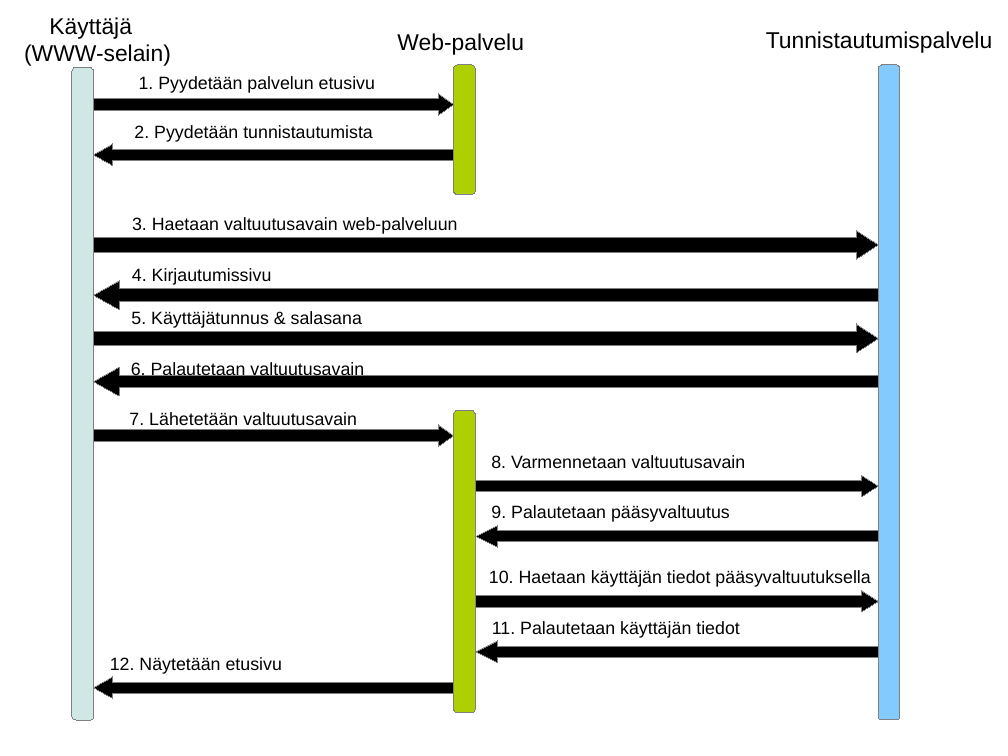
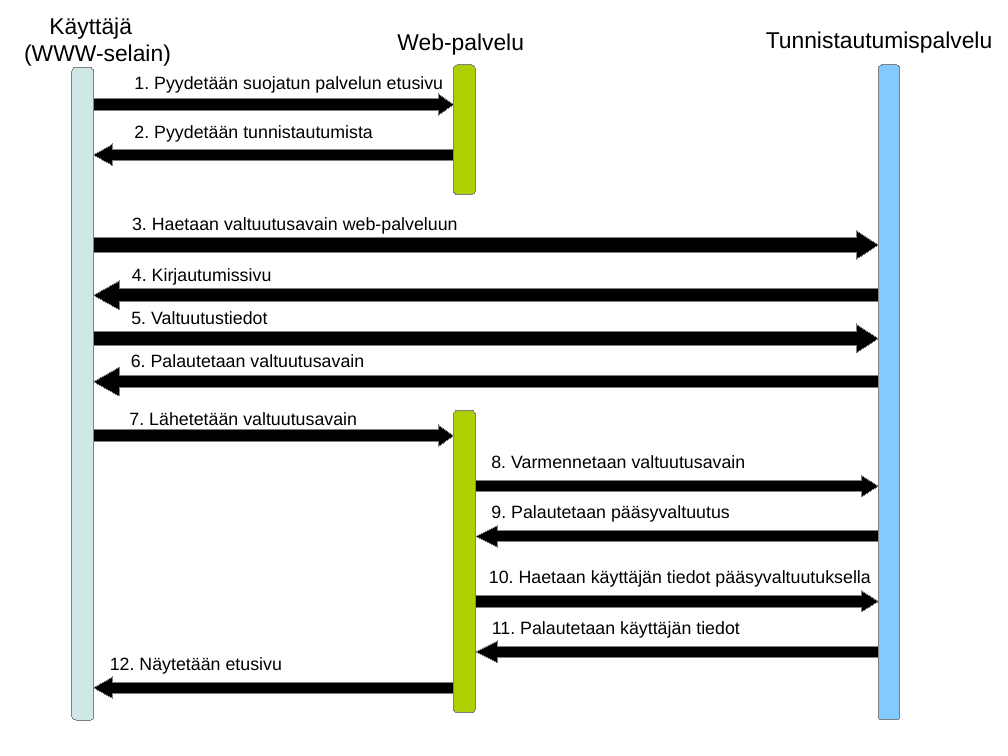
Before and after one commit to omjokine/gradu, a slide deck: slide 3 of kuvat/web_kuvat.odp. Drawn at 1008x756 pixels with LibreOffice and Linux fonts; fonts in the diff are those of the drawing. Boxes give left, top, right and bottom in pixels: in the first picture for what was removed or moved away, otherwise in the second. Text is boxed around its words. In the diff, an @@ line names an element or a change of style, - is before the commit and + after.

```diff
--- a/kuvat/web_kuvat.odp
+++ b/kuvat/web_kuvat.odp
@@ text at [134, 76, 443, 94]: text changed @@
-1. Pyydetään palvelun etusivu
+1. Pyydetään suojatun palvelun etusivu
@@ text at [131, 311, 267, 324]: text changed @@
-5. Käyttäjätunnus & salasana
+5. Valtuutustiedot
@@ text "6. Palautetaan valtuutusavain" rewrapped from [131, 361, 364, 379] to [131, 354, 364, 367] @@
```
Also in this commit, not shown: 1 slide added, 12 other files.
